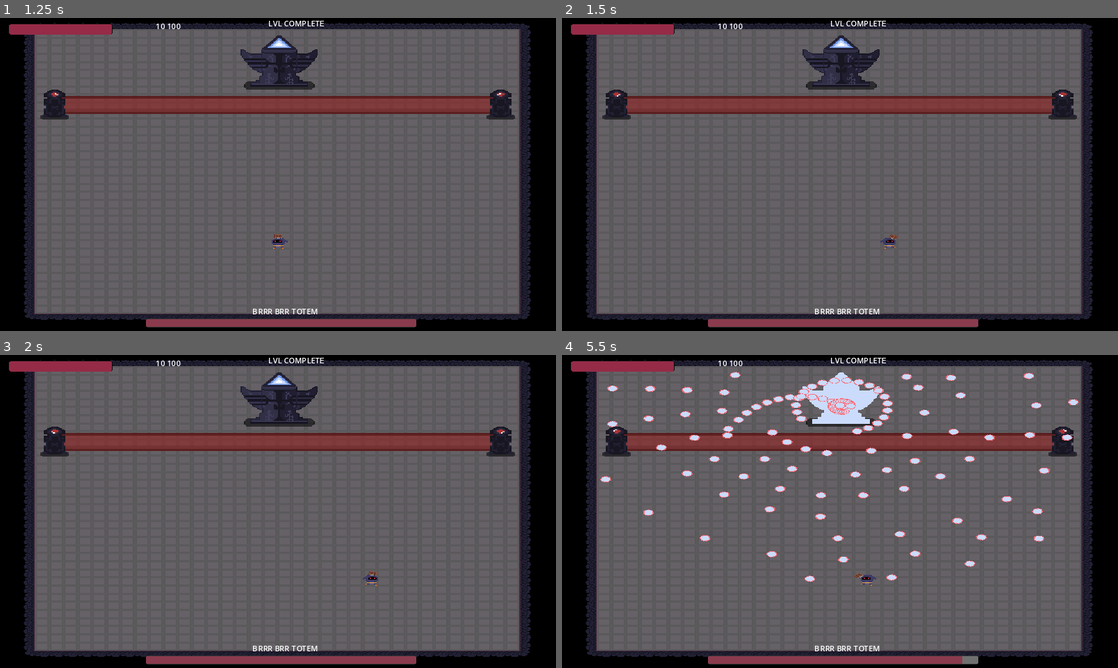
Above: before the commit, frames 1-4 (two rows, left to right).
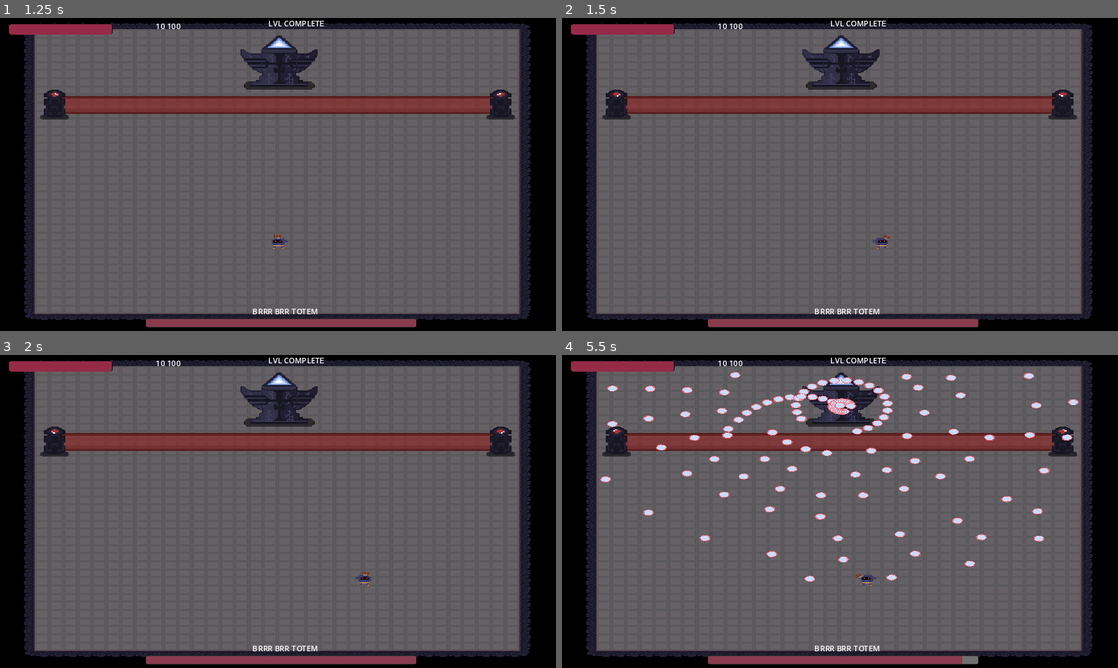
Above: after the commit, the same moments.

Repository: Arssin/Bullet_Hell_Jam
Game: Godot game, scene res://scenes/main_scene.tscn
Two runs of this game, one before a commit and one after it. Both use one fixed random seed, a clock stepped at 60 frames per second and the inputs below.
Inputs (mouse positions are in pixels of both pictures, inside the frame that each line leads up to):
- Up to frame 1 (1.25 s): click "PLAY" at 0.5 s
- Up to frame 2 (1.5 s): move the mouse to (962, 158) at 1.27 s; hold D (move_right) from 1.28 s (still down); tap Space (dash) at 1.35 s
- Up to frame 3 (2 s): keep holding D (move_right); tap E (player_action) at 1.55 s
- Up to frame 4 (5.5 s): move the mouse to (728, 527) at 2.02 s; release D (move_right) at 2.03 s; hold S (move_down) 2.03-2.78 s; tap E (player_action) at 2.1, 3.05, 4.35 s; tap Space (dash) at 2.3, 3.6, 5.1 s; move the mouse to (895, 442) at 2.77 s; press the mouse at (895, 442) at 2.78 s; hold D (move_right) 2.78-3.53 s; move the mouse to (812, 574) at 3.52 s; release the mouse at (812, 574) at 3.53 s; hold W (move_up) 3.53-4.28 s; move the mouse to (1006, 558) at 4.27 s; hold Left (move_left) from 4.28 s (still down); move the mouse to (673, 464) at 5.02 s

Frame 1 is identical in both runs. In frame 2, 0.1% of the frame differs, in the area x 55-61%, y 69-74%; in frame 3, 0.1%; in frame 4, 1.0%, in the area x 43-58%, y 5-22%.

Commit message:
randomizer changes

Diff:
--- a/scenes/Level6.tscn
+++ b/scenes/Level6.tscn
@@ -10,6 +10,8 @@
 [ext_resource type="Script" path="res://addons/BulletUpHell/Nodes/BuHPattern.gd" id="6_rs4yg"]
 [ext_resource type="Script" path="res://addons/BulletUpHell/SpawnPatterns/PatternOne.gd" id="7_5dk2y"]
 [ext_resource type="Script" path="res://addons/BulletUpHell/SpawnPatterns/PatternCircle.gd" id="8_dsdp0"]
+[ext_resource type="PackedScene" uid="uid://caf5bx8atum84" path="res://scenes/philar.tscn" id="11_3l2je"]
+[ext_resource type="PackedScene" uid="uid://bytrpdjymjajc" path="res://scenes/barrier.tscn" id="12_u6dch"]
 
 [sub_resource type="Curve2D" id="Curve2D_8swfe"]
 
@@ -145,9 +147,6 @@
 wait_tween_length = 0.0
 wait_tween_time = 0.0
 
-[sub_resource type="RectangleShape2D" id="RectangleShape2D_3vc6c"]
-size = Vector2(450, 20)
-
 [node name="Level6" type="Node2D"]
 script = ExtResource("1_o5c2l")
 
@@ -273,23 +272,6 @@
 position = Vector2(609, 83)
 scale = Vector2(3, 3)
 
-[node name="StaticBody2D" type="StaticBody2D" parent="."]
-position = Vector2(594, 131)
-collision_layer = 128
-collision_mask = 4
-
-[node name="CollisionShape2D" type="CollisionShape2D" parent="StaticBody2D"]
-position = Vector2(21, -2)
-shape = SubResource("RectangleShape2D_3vc6c")
-
-[node name="ColorRect" type="ColorRect" parent="StaticBody2D/CollisionShape2D"]
-offset_left = -215.0
-offset_top = -10.0
-offset_right = 216.0
-offset_bottom = 9.0
-color = Color(0.996078, 0.537255, 0.486275, 0.521569)
-metadata/_edit_use_anchors_ = true
-
 [node name="Doors" type="Node2D" parent="."]
 scale = Vector2(1, 0.992461)
 
@@ -301,6 +283,18 @@
 wait_time = 4.7
 autostart = true
 
+[node name="Barrier" parent="." instance=ExtResource("12_u6dch")]
+position = Vector2(613, 149)
+scale = Vector2(9.465, 2.33)
+
+[node name="Philar" parent="." instance=ExtResource("11_3l2je")]
+position = Vector2(810, 148)
+scale = Vector2(2, 2)
+
+[node name="Philar2" parent="." instance=ExtResource("11_3l2je")]
+position = Vector2(421, 148)
+scale = Vector2(2, 2)
+
 [connection signal="black_knight_die" from="BlackFighter" to="." method="_on_black_fighter_black_knight_die"]
 [connection signal="timeout" from="Timer" to="." method="_on_timer_timeout"]
 [connection signal="timeout" from="Timer2" to="." method="_on_timer_2_timeout"]
--- a/scenes/player.gd
+++ b/scenes/player.gd
@@ -25,10 +25,15 @@
 	animation_player.play("Idle")
 
 func _process(delta: float) -> void:
+	var input_direction = Input.get_vector("move_left","move_right","move_up", "move_down")
 	if Input.is_action_just_pressed("attack") && player_can_attack or Input.is_action_pressed("attack") && player_can_attack:
 		attack_spawn()
 		$PlayerAttack.start()
 		player_can_attack = false
+
+	if Input.is_action_just_pressed("dash") && !dash_on_cd:
+		ghost_timer.start()
+		dash(input_direction)
 
 
 func _physics_process(delta: float) -> void:
@@ -79,9 +84,6 @@
 		velocity = input_direction * 0
 
 
-	if Input.is_action_just_pressed("dash") && !dash_on_cd:
-		ghost_timer.start()
-		dash(input_direction)
 
 
 func shoot(projectile):
--- a/scripts/PlayerGlobals.gd
+++ b/scripts/PlayerGlobals.gd
@@ -1,4 +1,8 @@
 extends Node2D
+
+var max_dmg_add = 30
+var max_speed = 180
+
 
 var player_max_health = 200
 var player_attack_speed = 200
--- a/scripts/randomizer.gd
+++ b/scripts/randomizer.gd
@@ -1,5 +1,4 @@
 extends Node
-
 
 #DODAJ ULECZ SIĘ -> ALE!
 
@@ -9,6 +8,13 @@
 
 
 func create_positive_text(number):
+	if number == 0 && PlayerGlobals.additional_dmg == PlayerGlobals.max_dmg_add:
+		number + 1
+	elif number == 1 && PlayerGlobals.player_move_speed == PlayerGlobals.max_speed:
+		number + 1
+	elif PlayerGlobals.player3rdShoot:
+		number - 1
+
 	var positive_text: String
 	if number == 0:
 		positive_text = "DEAL MORE DMG"
@@ -16,10 +22,19 @@
 		positive_text = "MORE SPEED"
 	elif number == 2:
 		positive_text = "BULLET + 1"
+	else:
+		positive_text = 'AYAY NO BOOST'
 	return positive_text
 
 
 func create_negative_text(number):
+	if number == 0 && PlayerGlobals.additional_dmg <= 0:
+		number + 1
+	elif number == 1 && PlayerGlobals.player_move_speed <= 60:
+		number + 1
+	elif !PlayerGlobals.player2ndShoot:
+		number - 1
+
 	var negative_text: String
 	if number == 0:
 		negative_text = "LESS DMG"
@@ -27,29 +42,47 @@
 		negative_text = "LESS SPEED"
 	elif number == 2:
 		negative_text = "BULLET - 1"
+	else:
+		negative_text = 'AYAY NO BOOST'
 	return negative_text
 
 
 func create_positive_bonus(number):
+	if number == 0 && PlayerGlobals.additional_dmg >= PlayerGlobals.max_dmg_add:
+		number + 1
+	elif number == 1 && PlayerGlobals.player_move_speed >= PlayerGlobals.max_speed:
+		number + 1
+	elif PlayerGlobals.player3rdShoot:
+		number - 1
+
 	if number == 0:
 		PlayerGlobals.additional_dmg += 5
 	elif number == 1:
-		PlayerGlobals.player_move_speed += 50
+		PlayerGlobals.player_move_speed += 20
 	elif number == 2:
 		if !PlayerGlobals.player2ndShoot:
 			PlayerGlobals.player2ndShoot = true
 		elif PlayerGlobals.player2ndShoot && !PlayerGlobals.player3rdShoot:
 			PlayerGlobals.player3rdShoot = true
 		else: pass
+	else: pass
 
 func create_negative_bonus(number):
+	if number == 0 && PlayerGlobals.additional_dmg >= PlayerGlobals.max_dmg_add:
+		number + 1
+	elif number == 1 && PlayerGlobals.player_move_speed >= PlayerGlobals.max_speed:
+		number + 1
+	elif !PlayerGlobals.player2ndShoot:
+		number - 1
+
 	if number == 0:
 		PlayerGlobals.additional_dmg -= 5
 	elif number == 1:
-		PlayerGlobals.player_move_speed -= 50
+		PlayerGlobals.player_move_speed -= 20
 	elif number == 2:
 		if PlayerGlobals.player3rdShoot:
 			PlayerGlobals.player3rdShoot = false
 		elif !PlayerGlobals.player3rdShoot && PlayerGlobals.player2ndShoot:
 			PlayerGlobals.player2ndShoot = false
 		else: pass
+	else: pass
Not shown: 1 places in scenes/Level6.tscn that only renumber resources
